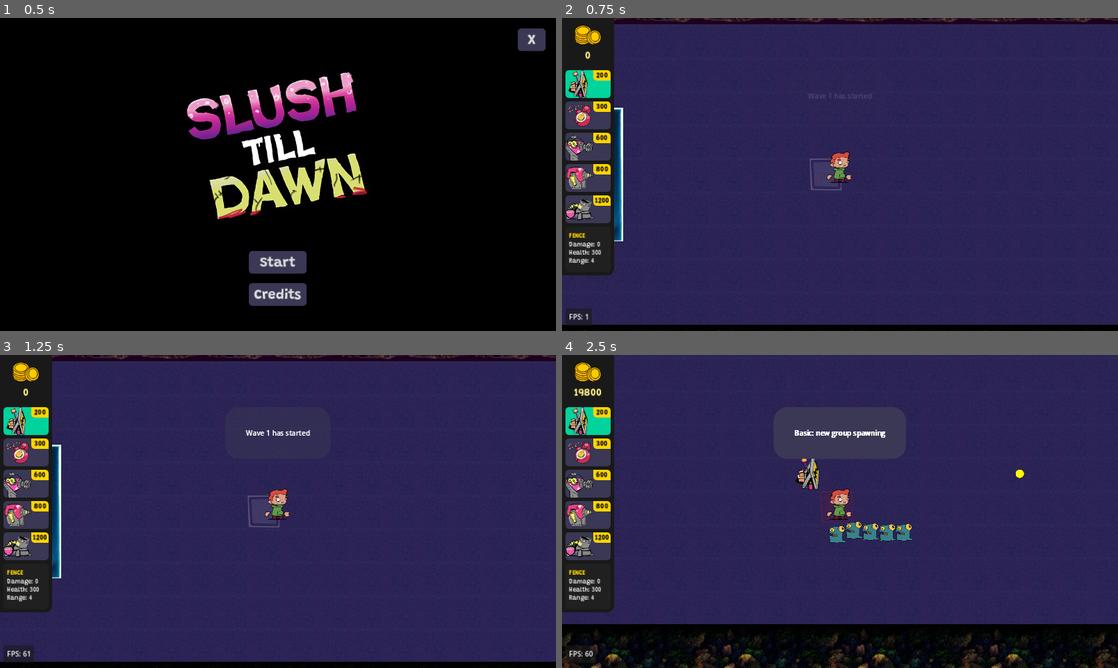
Above: before the commit, frames 1-4 (two rows, left to right).
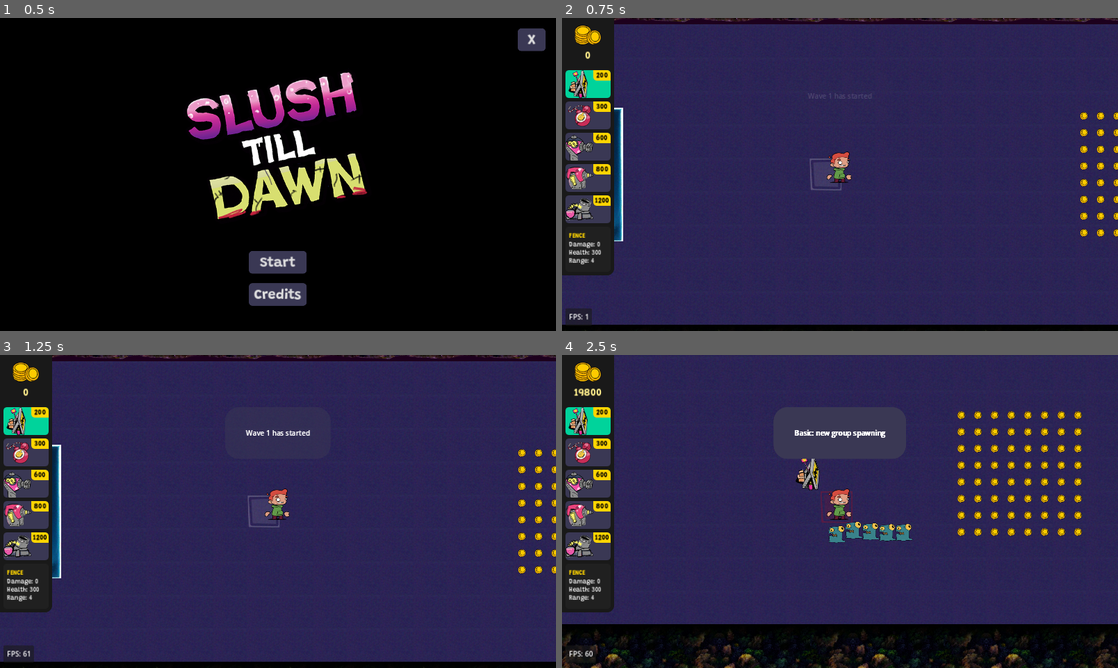
Above: after the commit, the same moments.

Repository: Slushie-Defense/Slushie
Game: Godot game, scene res://Levels/SplashScreen/SplashScreen.tscn
Two runs of this game, one before a commit and one after it. Both use one fixed random seed, a clock stepped at 60 frames per second and the inputs below. Sound files missing from this copy of the repository are replaced by a short silence.
Inputs:
- Up to frame 1 (0.5 s): no input
- Up to frame 2 (0.75 s): click "Start" at 0.5 s
- Up to frame 3 (1.25 s): no input
- Up to frame 4 (2.5 s): tap Enter (StartButton) at 1.25 s; hold Right (RightButton) 1.28-2.03 s; hold Space (ActionButton) 1.28-2.03 s; hold Down (DownButton) from 2.03 s (still down); tap Space (ActionButton) at 2.1 s

Frame 1 is identical in both runs. In frame 2, 0.6% of the frame differs, in the area x 93-100%, y 30-70%; in frame 3, 0.6%; in frame 4, 2.0%, in the area x 47-94%, y 18-60%.

Commit message:
enemies

Diff:
--- a/Levels/Level1.tscn
+++ b/Levels/Level1.tscn
@@ -146,7 +146,6 @@
 [node name="CoinSpawner" parent="." instance=ExtResource("11_cched")]
 position = Vector2(2560, 576)
 number_of_coins = 64
-hide = true
 
 [editable path="GroundTexture"]
 [editable path="TreesTexture2"]
Binary file added: Sprites/Characters/Floater256x256.png
Not shown, added: Sprites/Characters/Floater256x256.png.import
Binary file added: Sprites/Characters/Grunt.png
Not shown, added: Sprites/Characters/Grunt.png.import
Binary file added: Sprites/Characters/Grunt256x256.png
Not shown, added: Sprites/Characters/Grunt256x256.png.import
Binary file added: Sprites/Characters/Spitter256x256.png
Not shown, added: Sprites/Characters/Spitter256x256.png.import
Binary file added: Sprites/Characters/Tank256x256.png
Not shown, added: Sprites/Characters/Tank256x256.png.import
Not shown, added: Sprites/Characters/Enemies.psd
